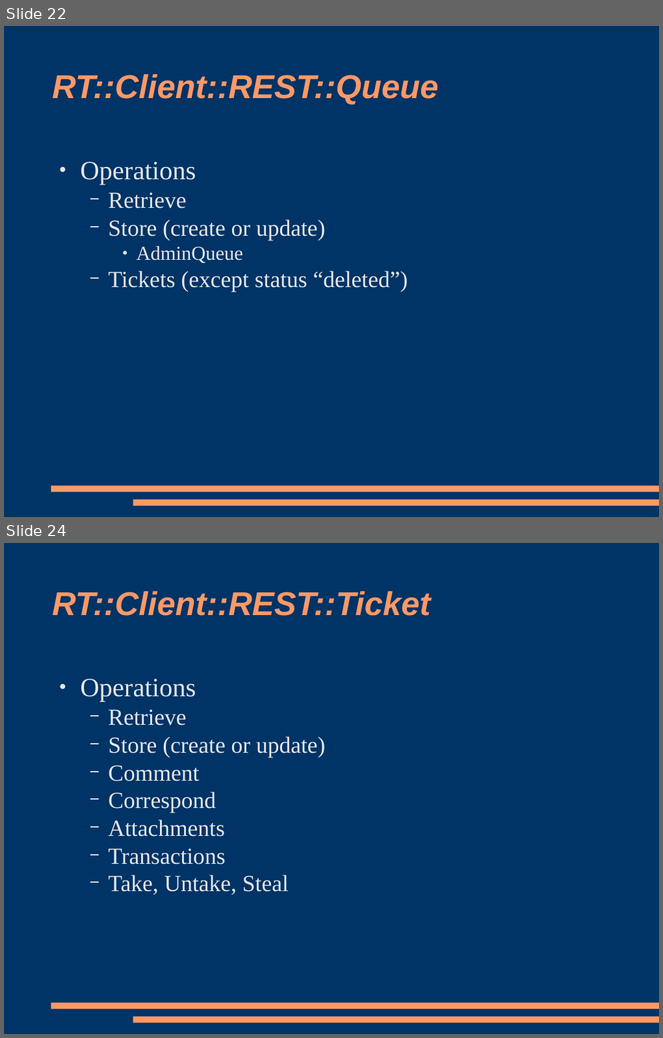
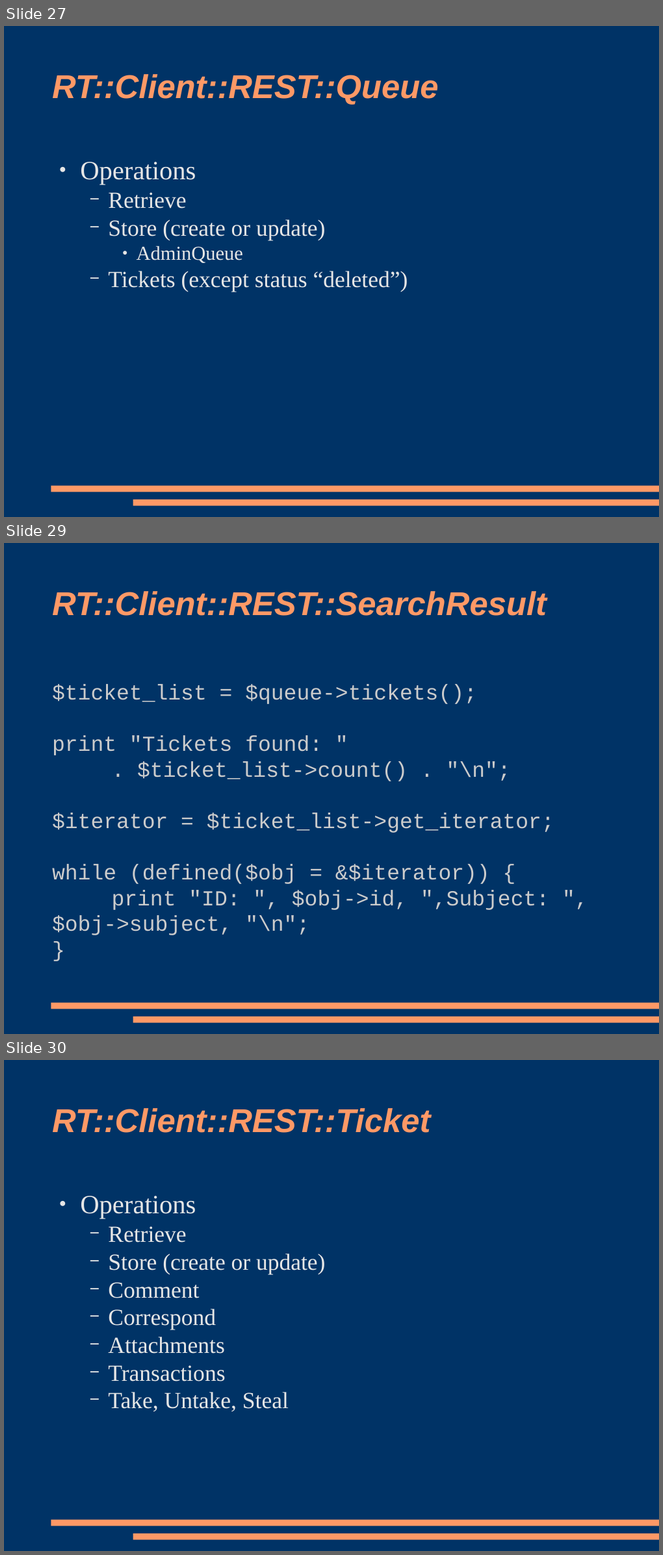
Before and after one commit to racke/Presentations, a slide deck: yapc2009/rt38.odp. Shown one above the other, each under a label of ours: slides 22 and 24 before the commit, slides 27, 29 and 30 after it; the slides between them are not shown. The pictures are 663x1038 and 663x1555 pixels, drawn with LibreOffice and Linux fonts; fonts in the diff are those of the drawing. Boxes give left, top, right and bottom in pixels: in the first picture for what was removed or moved away, otherwise in the second. Text is boxed around its words. In the diff, an @@ line names an element or a change of style, - is before the commit and + after.

```diff
--- a/yapc2009/rt38.odp
+++ b/yapc2009/rt38.odp
@@ slide 29 added at [4,543,659,1034], background #003366; not listed: 2 template elements that a slide beside it also shows @@
@@ title added at [52,591,547,616], 40 pt, text #FF9966, bold, italic @@
+RT::Client::REST::SearchResult
@@ subtitle added at [52,684,555,936], 26 pt, text #CCCCCC @@
+$ticket_list = $queue->tickets();
+print "Tickets found: "
+. $ticket_list->count() . "\n";
+$iterator = $ticket_list->get_iterator;
+while (defined($obj = &$iterator)) {
+print "ID: ", $obj->id, ",Subject: ", $obj->subject, "\n";
+}
@@ what was slide 22 is now slide 27 @@
@@ what was slide 24 is now slide 30 @@
```
Also in this commit, not shown: 7 slides changed, 5 other slides added.
